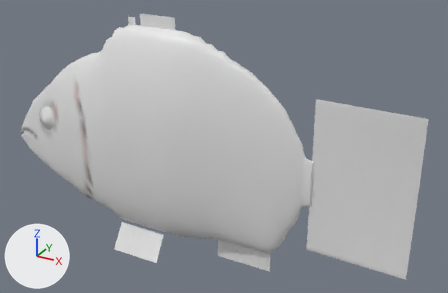
A saved change to the glTF model public/models/fish2/black-bream.glb.
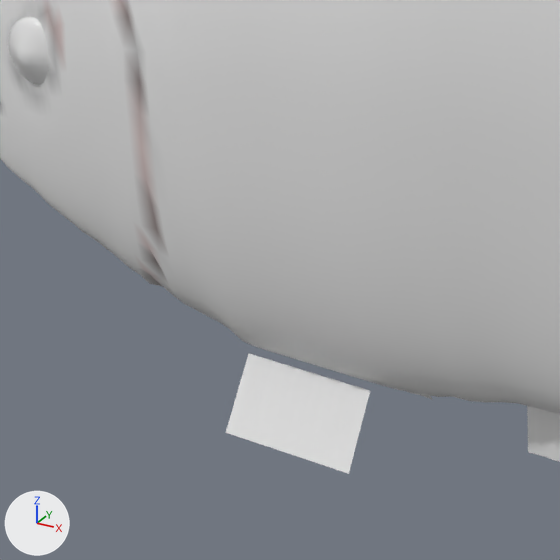
Each version appears first whole from a 50 mm camera at (1.176, -1.05, 0.557) aimed at (0.576, 0.042, 0.011), and next in a close-up on the part from 8% to 51% of the width and 34% to 100% of the height. Every picture has the same lights, and +X, +Y and +Z are marked at lower left. The older version's two pictures come first.

Before the edit, the objects in view are built like this:
```python
me_fish_black_bream = bpy.data.meshes.new('fish_black-bream')
me_fish_black_bream.from_pydata(...)  # 6552 vertices, 12732 faces; spans x -0.002..1.002, y -0.07..0.07, z -0.27..0.292
# faces by material slot: [8448, 3036, 1248]
me_fish_black_bream.materials.append(mat_fish_body)
me_fish_black_bream.materials.append(mat_fish_fin)
me_fish_black_bream.materials.append(mat_fish_eye)
ob_fish_black_bream = bpy.data.objects.new('fish_black-bream', me_fish_black_bream)
ob_fish_black_bream.location = (0.0, 0.0, 0.0)
```
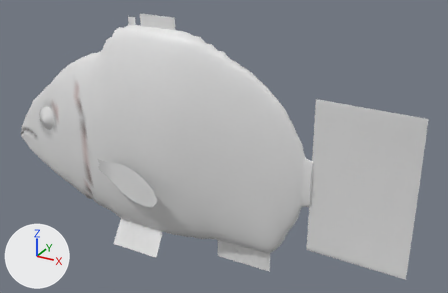
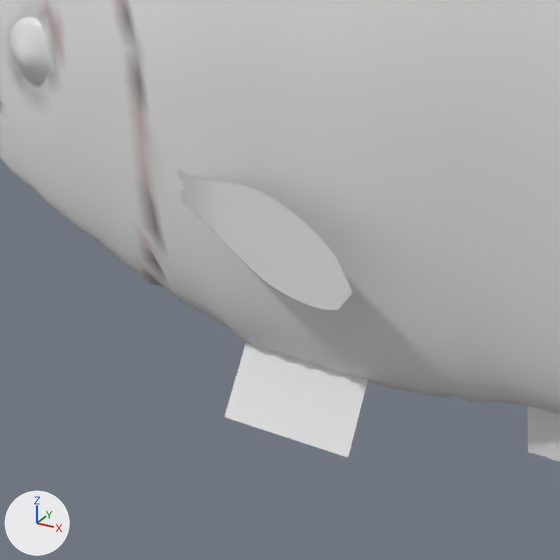
Diff of the bpy script that builds the scene:
```diff
--- a/public/models/fish2/black-bream.glb.py
+++ b/public/models/fish2/black-bream.glb.py
@@ me_fish_black_bream @@
 # used by ob_fish_black_bream; location = (0.0, 0.0, 0.0)
-me_fish_black_bream.from_pydata(...)  # 6552 vertices, 12732 faces; spans x -0.002..1.002, y -0.07..0.07, z -0.27..0.292
+me_fish_black_bream.from_pydata(...)  # 6786 vertices, 13116 faces; spans x -0.002..1.002, y -0.128..0.128, z -0.255..0.292
+# me_fish_black_bream part 1: a new loose piece of 117 vertices spanning x 0.303..0.513, y -0.128..-0.06, z -0.094..-0.017, in mat_fish_fin
+# me_fish_black_bream part 2: 360 vertices moved from x 0.331..0.455, y -0.063..0.063, z -0.27..-0.211 to x 0.331..0.455, y -0.063..0.063, z -0.255..-0.196
+# other edits to the shape of me_fish_black_bream do not show in these pictures
 me_fish_black_bream.materials.append(mat_fish_body)
```

Pixel boxes (x1, y1, x2, y2) of what changed, in the close-ups (560 x 560 px; the box of a moved part takes in the faces that stretch with it):
'fish_black-bream', reshaped: before (0, 0, 560, 474); after (0, 0, 560, 462)
part 1 of me_fish_black_bream, added: after (178, 170, 353, 310)
part 2 of me_fish_black_bream, moved or reshaped: before (226, 353, 433, 474); after (224, 343, 368, 458)
